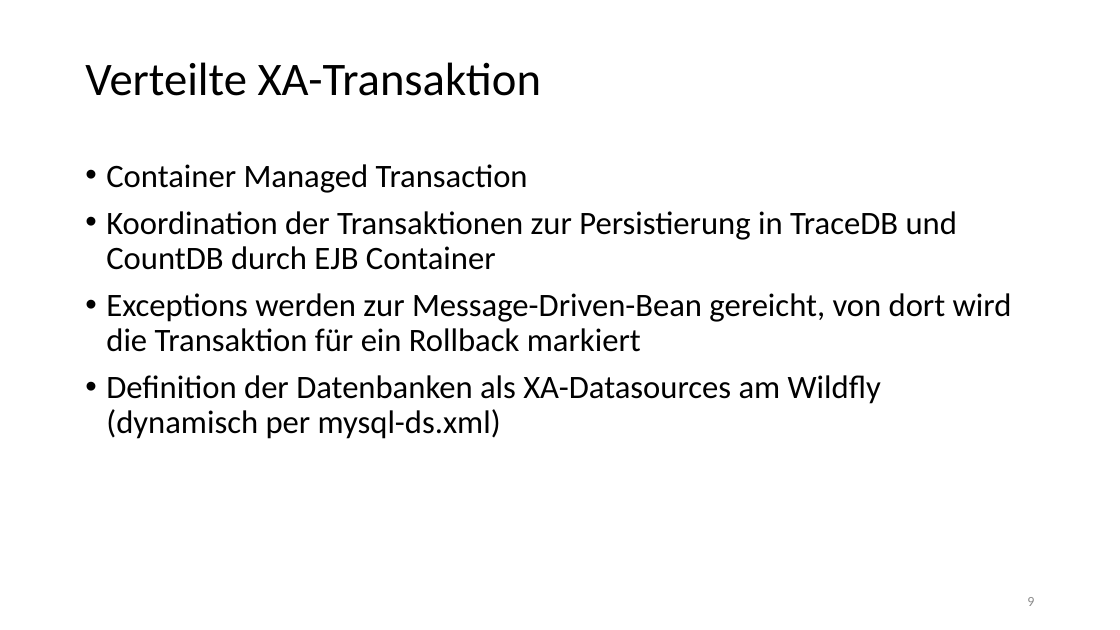
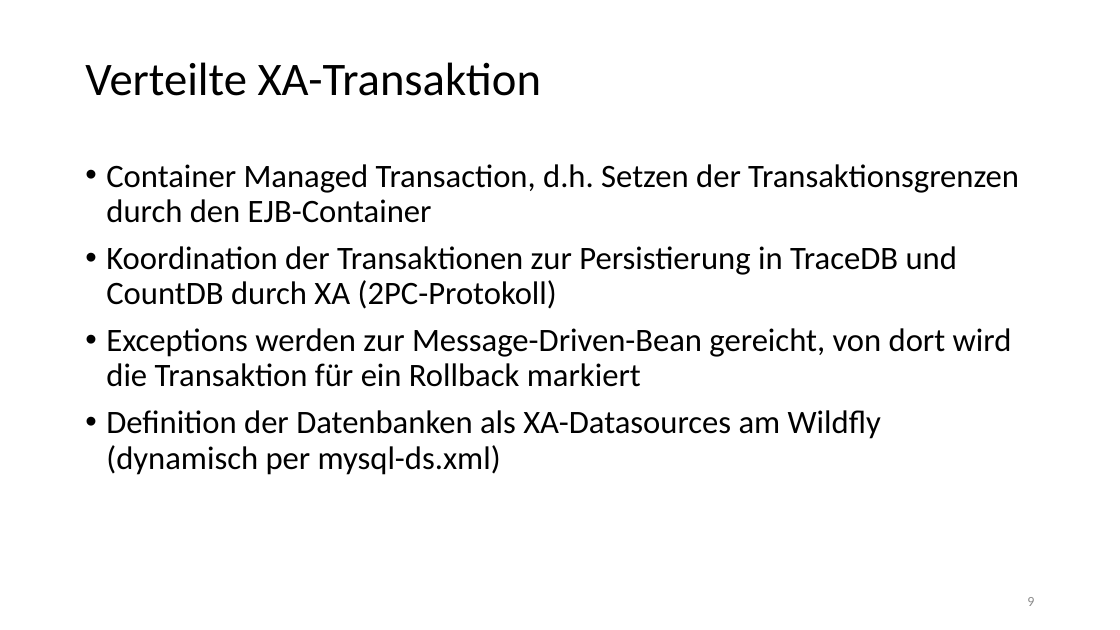
Before and after one commit to chrissike/chatapplication, a slide deck: slide 9 of dokumentation/vortrag.pptx. Drawn at 1120x630 pixels with LibreOffice and Linux fonts; fonts in the diff are those of the drawing; background and template pictures are left out. Boxes give left, top, right and bottom in pixels: in the first picture for what was removed or moved away, otherwise in the second. Text is boxed around its words. In the diff, an @@ line names an element or a change of style, - is before the commit and + after.

Commit message:
Verbesserungen XA

```diff
--- a/dokumentation/vortrag.pptx
+++ b/dokumentation/vortrag.pptx
@@ text at [106, 164, 1019, 309]: text changed @@
-• Container Managed Transaction
-• Koordination der Transaktionen zur Persistierung in TraceDB und CountDB durch EJB Container
+• Container Managed Transaction, d.h. Setzen der Transaktionsgrenzen durch den EJB-Container
+• Koordination der Transaktionen zur Persistierung in TraceDB und CountDB durch XA (2PC-Protokoll)
```
